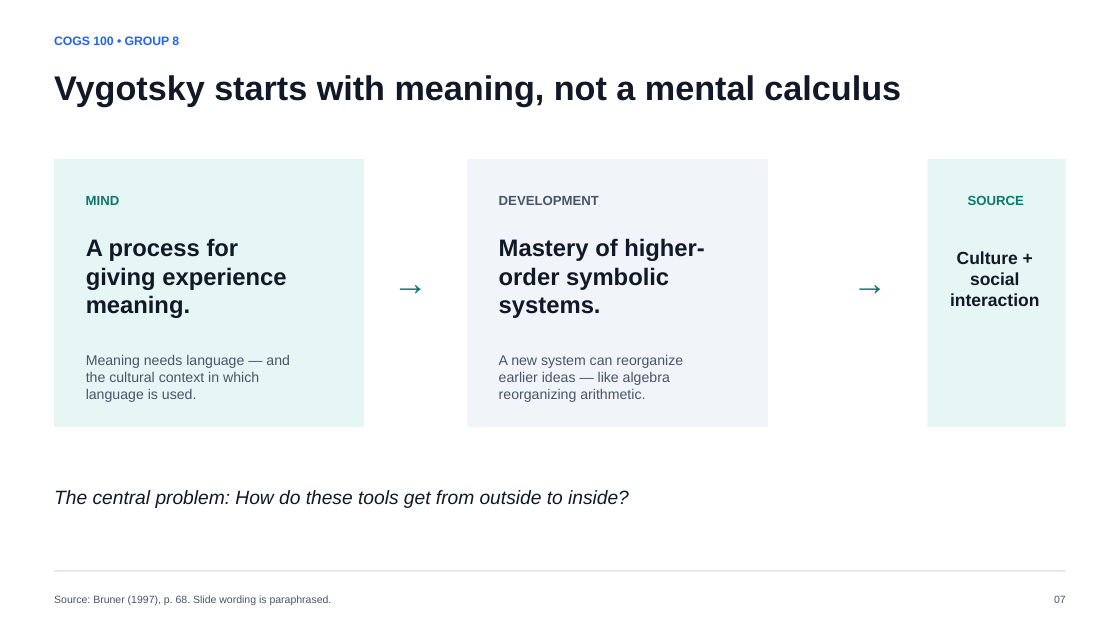
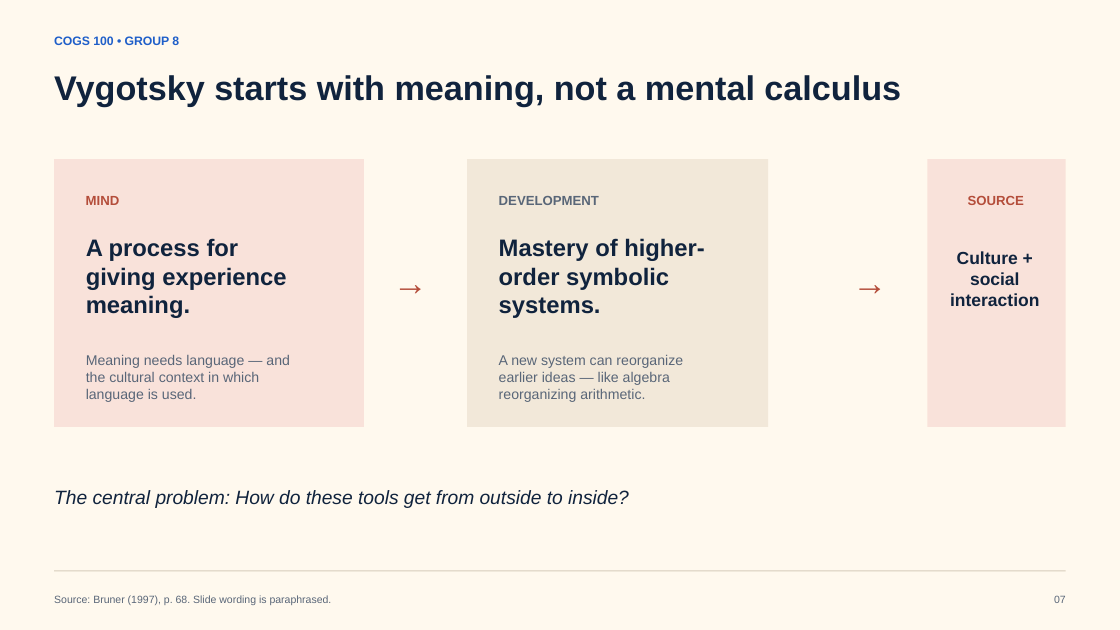
Before and after one commit to j-a-v-e-n/knowledge-vault, a slide deck: slide 7 of outputs/COGS100_Group8_Piaget_Vygotsky.pptx. Drawn at 1120x630 pixels with LibreOffice and Linux fonts; fonts in the diff are those of the drawing. Boxes give left, top, right and bottom in pixels: in the first picture for what was removed or moved away, otherwise in the second. Text is boxed around its words. In the diff, an @@ line names an element or a change of style, - is before the commit and + after.

```diff
--- a/outputs/COGS100_Group8_Piaget_Vygotsky.pptx
+++ b/outputs/COGS100_Group8_Piaget_Vygotsky.pptx
@@ background #FFFFFF to #FFF9EE @@
@@ text "COGS 100 • GROUP 8" at [54,36,179,45]: text colour #2563EB to #1F5FC9 @@
@@ rectangle at [55,160,365,428]: fill #E6F6F4 to #F9E2DA @@
@@ rectangle at [467,160,768,428]: fill #F1F5F9 to #F2E8D9 @@
@@ rectangle at [928,160,1066,428]: fill #E6F6F4 to #F9E2DA @@
@@ text colour #0F766E to #B44D3A in 4 elements at [86,196,120,205], [968,196,1024,205], [381,260,440,302], [840,260,900,302] @@
@@ text colour #111827 to #10233D in 5 elements at [54,75,901,107], [86,238,286,318], [499,238,705,318], [950,251,1039,306], [54,490,629,508] @@
@@ rectangle at [55,571,1066,571]: fill #CBD5E1 to #D7CCBA @@
@@ text colour #475569 to #596678 in 5 elements at [86,355,290,402], [499,196,599,205], [499,355,683,402], [54,595,332,605], [1054,595,1066,603] @@
```
Also in this commit, not shown: 11 other slides changed, 19 other files.
